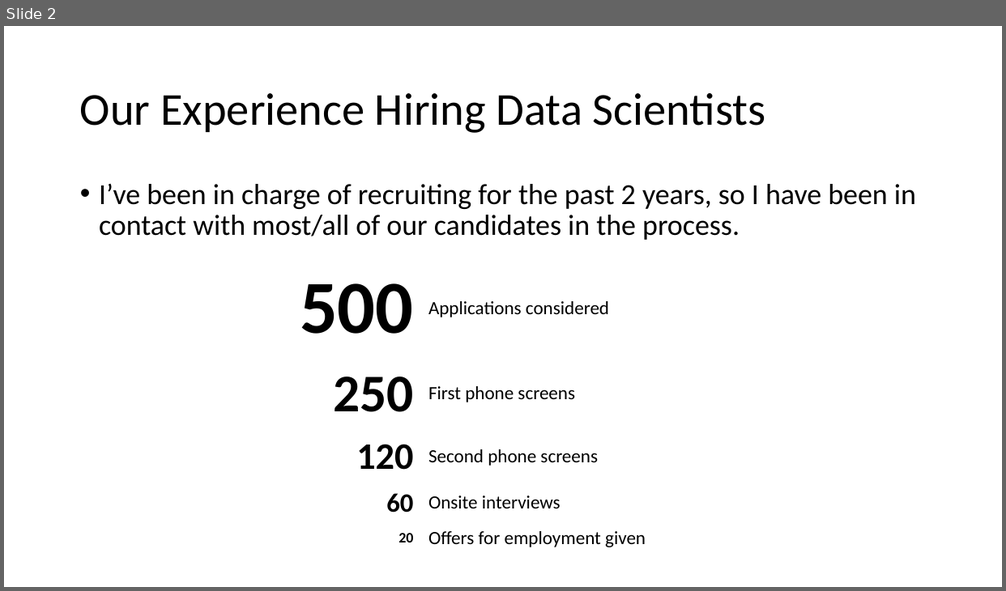
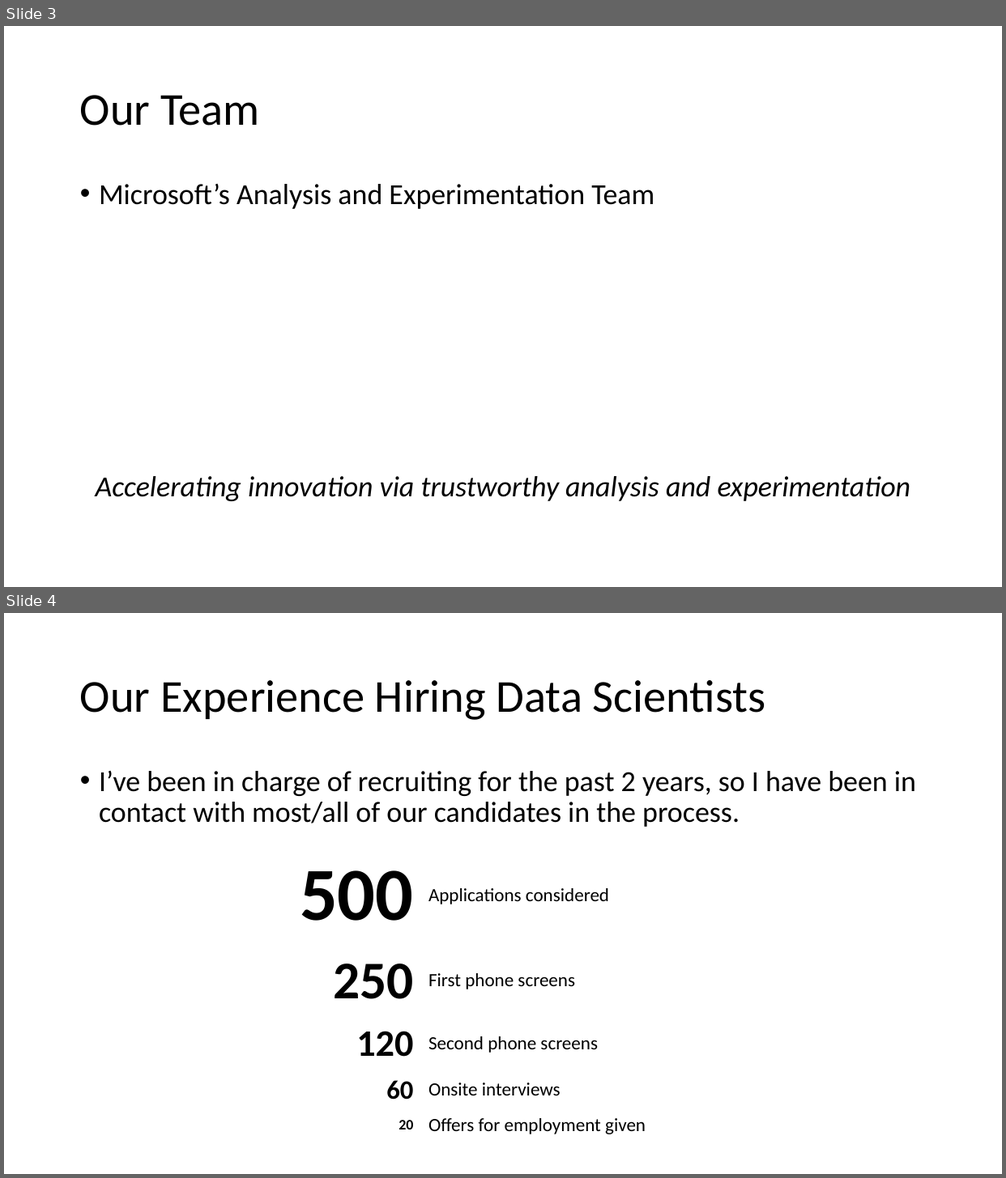
Before and after one commit to paulraff/2016JointMeetings, a slide deck: Preparing Mathematicians for Data Science Careers.pptx. Shown one above the other, each under a label of ours: slide 2 before the commit, slides 3 and 4 after it. The pictures are 1006x591 and 1006x1178 pixels, drawn with LibreOffice and Linux fonts; fonts in the diff are those of the drawing. Boxes give left, top, right and bottom in pixels: in the first picture for what was removed or moved away, otherwise in the second. Text is boxed around its words. In the diff, an @@ line names an element or a change of style, - is before the commit and + after.

```diff
--- a/Preparing Mathematicians for Data Science Careers.pptx
+++ b/Preparing Mathematicians for Data Science Careers.pptx
@@ slide 3 added at box(4, 26, 1002, 587), background #FFFFFF @@
@@ title added at box(80, 95, 260, 126), 44 pt, text #000000 @@
+Our Team
@@ text added at box(96, 184, 911, 501), 28 pt, text #000000, italic @@
+• Microsoft’s Analysis and Experimentation Team
+Accelerating innovation via trustworthy analysis and experimentation
@@ what was slide 2 is now slide 4 @@
```
Also in this commit, not shown: 7 slides changed, 4 other slides added, 2 slides removed.
